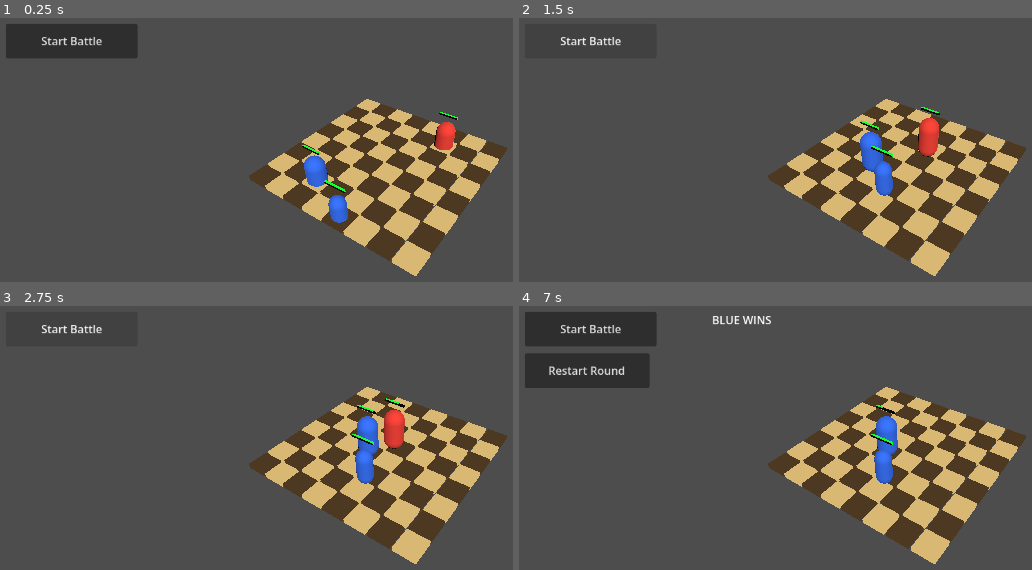
Above: before the commit, frames 1-4 (two rows, left to right).
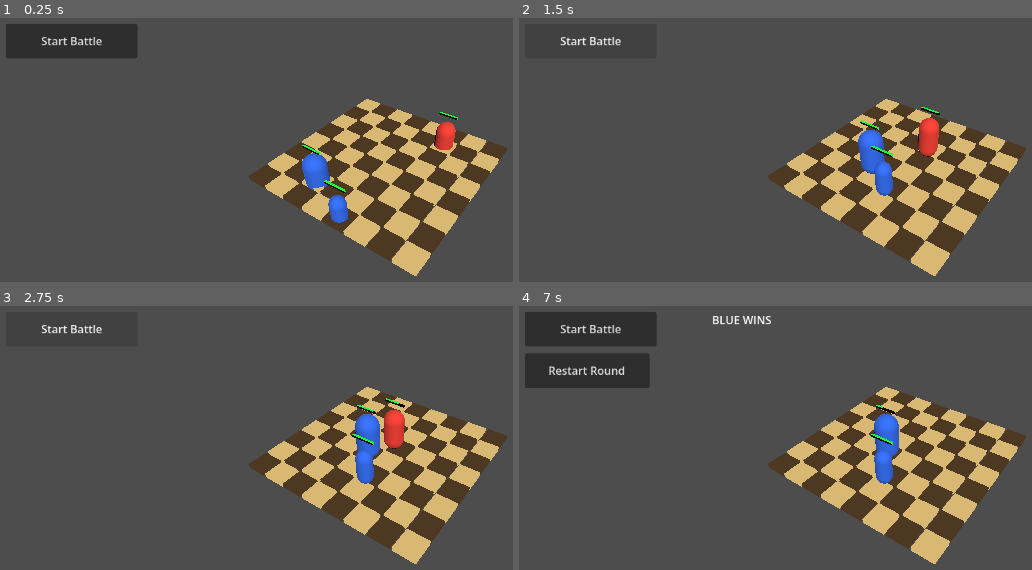
Above: after the commit, the same moments.

Repository: janmgryka-bit/warmarket
Game: Godot game, scene res://scenes/Main.tscn
Same seed, same stepped clock (60 frames per second), same inputs: the game is played once before the commit and once after it.
Inputs (mouse positions are in pixels of both pictures, inside the frame that each line leads up to):
- Up to frame 1 (0.25 s): no input
- Up to frame 2 (1.5 s): click "Start Battle" at 0.5 s; click "Start Battle" at 1.25 s
- Up to frame 3 (2.75 s): click "Start Battle" at 2 s
- Up to frame 4 (7 s): tap Enter at 2.75, 4.25, 5.75 s; move the mouse to (outside the picture) at 2.77 s; click (outside the picture) at 2.92 s; tap Space at 3.5, 5, 6.5 s; move the mouse to (744, 538) at 3.52 s; click (744, 538) at 3.67 s; move the mouse to (985, 416) at 4.27 s; click (985, 416) at 4.42 s; move the mouse to (outside the picture) at 5.02 s; click (outside the picture) at 5.17 s; move the mouse to (outside the picture) at 5.77 s; click (outside the picture) at 5.92 s; move the mouse to (662, 448) at 6.52 s; click (662, 448) at 6.67 s

The runs differ from the first frame. In frame 1, 0.1% of the frame differs, in the area x 58-65%, y 51-67%; in frame 2, 0.1%, in the area x 66-72%, y 42-60%; in frame 3, 0.1%; in frame 4, 0.1%.

Commit message:
Use unit roles for placeholder shapes

Diff:
--- a/godot_project/war-market/scripts/game.gd
+++ b/godot_project/war-market/scripts/game.gd
@@ -51,6 +51,7 @@
 	unit.name = unit_id
 	unit.unit_name = data["name"]
 	unit.team_id = team_id
+	unit.role = data["role"]
 	unit.max_hp = data["max_hp"]
 	unit.damage = data["damage"]
 	unit.attack_cooldown = data["attack_cooldown"]
--- a/godot_project/war-market/scripts/unit.gd
+++ b/godot_project/war-market/scripts/unit.gd
@@ -4,6 +4,7 @@
 
 @export var unit_name: String = "Unit"
 @export var team_id: int = 0
+@export var role: String = "Fighter"
 
 var grid_position: Vector2i = Vector2i(-1, -1)
 
@@ -175,7 +176,12 @@
 	hp_fill.position.x = -0.5 * (1.0 - hp_ratio)
 
 func apply_role_shape() -> void:
-	if attack_range > 2.0:
-		body_mesh.scale = Vector3(0.75, 0.85, 0.75)
-	else:
-		body_mesh.scale = Vector3(1.0, 1.0, 1.0)
+	match role:
+		"Tank":
+			body_mesh.scale = Vector3(1.15, 1.1, 1.15)
+		"Ranged":
+			body_mesh.scale = Vector3(0.75, 0.85, 0.75)
+		"Fighter":
+			body_mesh.scale = Vector3(1.0, 1.0, 1.0)
+		_:
+			body_mesh.scale = Vector3(1.0, 1.0, 1.0)
